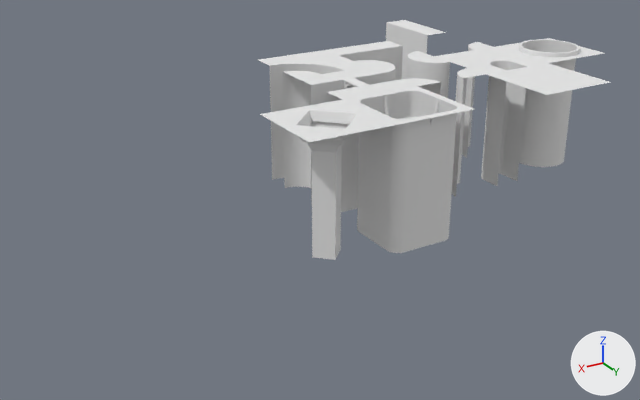
The Blender file Assets/blends/world.blend: old version first, new version second.
Camera for both pictures: a 50 mm lens placed at (14.87, 16.52, 5.54), pointed at (4.49, -0.79, -3.12). Lighting does not change. The marker at lower right points along +X, +Y and +Z.

Script lines for the objects in view, before the commit:
```python
me_plane_005 = bpy.data.meshes.new('Plane.005')
me_plane_005.from_pydata([(-1.0, 1.0, 0.0), (-0.33, 1.0, 0.0), (-0.33, 1.0, -2.0), (-0.33, -1.0, -2.0), (-0.33, -1.0, 0.0), (-1.0, -1.0, 0.0)], [], [(1, 4, 3, 2), (0, 5, 4, 1)])
me_plane_005.materials.append(mat_vertex)  # white #e7e7e7
me_plane_008 = bpy.data.meshes.new('Plane.008')
me_plane_008.from_pydata(...)  # 53 vertices, 25 faces; spans x -1.0..1.0, y -1.0..1.0, z -3.0..0.0
me_plane_008.polygons.foreach_set('use_smooth', [True] * 25)
me_plane_008.materials.append(mat_vertex)  # white #e7e7e7
me_plane_009 = bpy.data.meshes.new('Plane.009')
me_plane_009.from_pydata(...)  # 100 vertices, 48 faces; spans x -1.0..1.0, y -1.0..1.0, z -3.0..0.0
me_plane_009.polygons.foreach_set('use_smooth', [True] * 48)
me_plane_009.materials.append(mat_vertex)  # white #e7e7e7
ob_base_x_002 = bpy.data.objects.new('base-X.002', me_plane_005)
ob_base_x_002.location = (0.0, -4.0, 0.0)
_m = ob_base_x_002.modifiers.new('EdgeSplit', 'EDGE_SPLIT')
ob_cavern_x = bpy.data.objects.new('cavern-X', me_plane_009)
ob_cavern_x.location = (2.0, 0.0, 0.0)
_m = ob_cavern_x.modifiers.new('EdgeSplit', 'EDGE_SPLIT')
ob_dead_end_t = bpy.data.objects.new('dead-end-T', me_plane_008)
ob_dead_end_t.location = (0.0, 0.0, 0.0)
_m = ob_dead_end_t.modifiers.new('EdgeSplit', 'EDGE_SPLIT')
# also in view: 'round-X' at (-2.0, 0.0, -1.45); 'cavern-I' at (4.0, 0.0, -1.5); 'square-X' at (4.0, 2.0, -1.5); 'square-X.001' at (6.0, 2.0, -1.5); 'cavern-L' at (4.0, -2.0, -1.5)
```
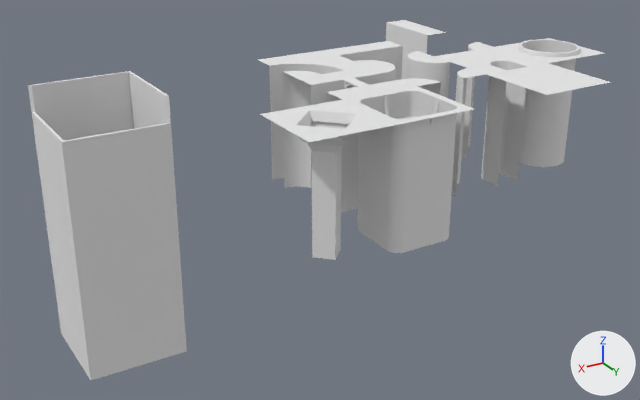
What differs and where, as boxes [x1, y1, x2, y2] in the pictures (640 x 400 px):
'world-border', added
    after: [28, 71, 187, 381]

The edits, one by one:
Mesh me_plane_002 is new.
It has 22 vertices, 22 faces and spans x -1.06..1.06, y -1.06..1.06, z -5.0..0.7.
It uses material mat_vertex (white #e7e7e7).
Object 'world-border' (ob_world_border) is new; it shows me_plane_002.
Its location is (10.0, 0.0, 0.0).
It gains a EDGE_SPLIT modifier named 'EdgeSplit'.
